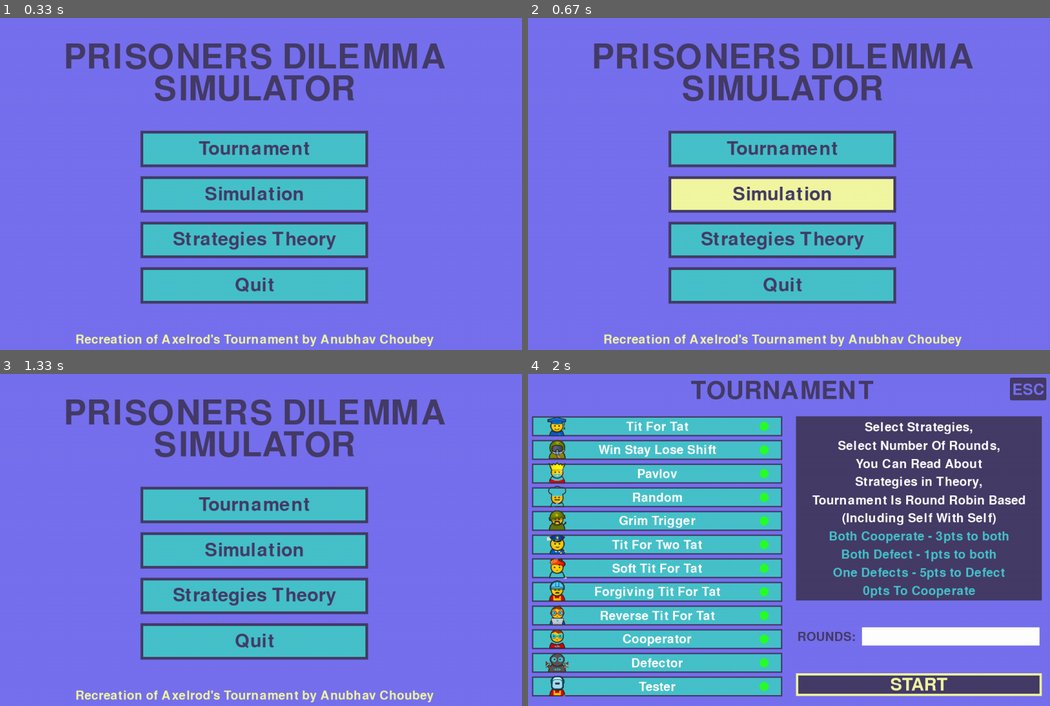
Above: before the commit, frames 1-4 (two rows, left to right).
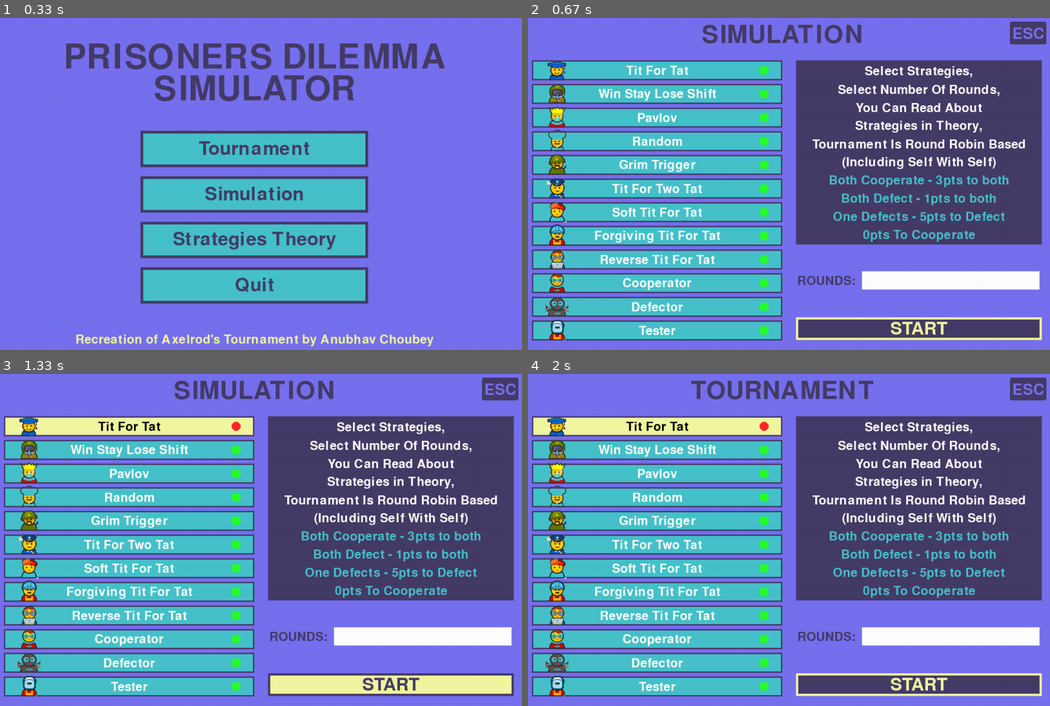
Above: after the commit, the same moments.

Repository: LazyyVenom/py-game-theory
Game: pygame game, started from prisoners_dilemma.py
Two runs of this game, one before a commit and one after it. Both use one fixed random seed, a clock stepped at 60 frames per second and the inputs below.
Inputs (mouse positions are in pixels of both pictures, inside the frame that each line leads up to):
- Up to frame 1 (0.33 s): no input
- Up to frame 2 (0.67 s): click "Simulation" at 0.38 s
- Up to frame 3 (1.33 s): click (130, 420) at 0.72 s, where only the run after the commit has a clickable "Tit For Tat"; click (391, 686) at 1.05 s, where only the run after the commit has a clickable "START"
- Up to frame 4 (2 s): hold Esc 1.33-1.8 s; click "Tournament" at 1.88 s

Frame 1 is identical in both runs. In frame 2, 71% of the frame differs, in the area x 0-100%, y 1-99%; in frame 3, 69%; in frame 4, 2.4%.

Commit message:
Added Simulation Code

Diff:
--- a/prisoners_dilemma.py
+++ b/prisoners_dilemma.py
@@ -74,8 +74,7 @@
                             tournament()
 
                         elif button["text"] == "Simulation":
-                            # Show Simulation
-                            print("Starting Simulation")
+                            simulation()
 
                         elif button["text"] == "Strategies Theory":
                             show_theory()
@@ -320,6 +319,146 @@
                             number_of_rounds += event.unicode
 
 
+def simulation():
+    running = True
+    number_of_rounds = ""
+    input_selected = False
+    box_dimensions = (550,44)
+    box_x = 50
+    box_y_initial = 130
+    box_y_delta = 52
+    box_y_end = box_y_initial + box_y_delta * len(strategies)
+
+    while running:
+        screen.fill(PRIMARY)
+        draw_text("SIMULATION", pygame.font.Font(None, 80), TEXT_COLOR, screen_width // 2, 50)
+
+        paragraph = [
+            "Select Strategies,",
+            "Select Number Of Rounds,",
+            "You Can Read About",
+            "Strategies in Theory,",
+            "Tournament Is Round Robin Based",
+            "(Including Self With Self)",
+            "Both Cooperate - 3pts to both",
+            "Both Defect - 1pts to both",
+            "One Defects - 5pts to Defect",
+            "0pts To Cooperate"
+        ]
+
+        pygame.draw.rect(screen,SECONDARY,(630,105,540,405))
+
+        text_y_offset = 130
+        for line in paragraph[:6]:
+            draw_text(line,pygame.font.Font(None,40),(255,255,255),900,text_y_offset)
+
+            text_y_offset += 40
+
+        for line in paragraph[6:]:
+            draw_text(line,pygame.font.Font(None,40),TER_BLUE,900,text_y_offset)
+
+            text_y_offset += 40
+
+        draw_text("ROUNDS: ", pygame.font.Font(None,40),SECONDARY,701,590)
+        pygame.draw.rect(screen,(255,255,255),(770,564,400,50))
+        if input_selected:
+            pygame.draw.rect(screen,SECONDARY,(770,564,400,50),5)
+
+        else:
+            pygame.draw.rect(screen,PRIMARY,(770,564,400,50),5)
+
+        text_surface = font.render(number_of_rounds, True, SECONDARY)
+        screen.blit(text_surface, (776, 573))
+
+        mouse_x, mouse_y = pygame.mouse.get_pos()
+
+        if (630 < mouse_x < 1180) and (670 < mouse_y < 720):
+            pygame.draw.rect(screen,KIND_OF_YELLOW,(630,670,540,50))
+            pygame.draw.rect(screen,SECONDARY,(630,670,540,50),5)
+            draw_text("START",pygame.font.Font(None,57),SECONDARY,900,695)
+        else:
+            pygame.draw.rect(screen,SECONDARY,(630,670,540,50))
+            pygame.draw.rect(screen,KIND_OF_YELLOW,(630,670,540,50),5)
+            draw_text("START",pygame.font.Font(None,57),KIND_OF_YELLOW,900,695)
+
+        y_offset = box_y_initial
+
+        for i,strategy in enumerate(strategies):
+            if check_boxes[i]:
+                pygame.draw.rect(screen, TER_BLUE, (box_x, y_offset-25, box_dimensions[0], box_dimensions[1]))
+                pygame.draw.rect(screen,SECONDARY , (box_x, y_offset-25, box_dimensions[0], box_dimensions[1]),3)
+                pygame.draw.circle(screen,(40,255,40),(560,y_offset-3),10)
+                draw_text(strategy.name, pygame.font.Font(None,40),(255,255,255),325, y_offset-2)
+
+            else:
+                pygame.draw.rect(screen, KIND_OF_YELLOW, (box_x, y_offset-25, box_dimensions[0], box_dimensions[1]))
+                pygame.draw.rect(screen,SECONDARY , (box_x, y_offset-25, box_dimensions[0], box_dimensions[1]),3)
+                pygame.draw.circle(screen,(255,40,40),(560,y_offset-3),10)
+                draw_text(strategy.name, pygame.font.Font(None,40),(0,0,0),325, y_offset-2)
+
+            image_path = f"images/{strategy.st_id}.png"
+
+            if os.path.exists(image_path):
+                image = pygame.image.load(image_path)
+                image = pygame.transform.scale(image, (50, 50))
+                screen.blit(image, (80, y_offset - 30))
+
+            y_offset += box_y_delta
+
+        pygame.draw.rect(screen,SECONDARY,(1100,20,80,50),border_radius=3)
+        draw_text("ESC", pygame.font.Font(None,50),PRIMARY,1140, 47)
+
+        pygame.display.update()
+
+        for event in pygame.event.get():
+            if event.type == pygame.QUIT:
+                pygame.quit()
+                sys.exit()
+
+            if event.type == pygame.MOUSEBUTTONDOWN:
+                if event.button == 1:
+                    click_pos = event.pos
+
+                    if (1100 < click_pos[0] < 1180) and (20 < click_pos[1] < 70):
+                        running = False
+
+                    elif (770 < click_pos[0] < 1170) and (554 < click_pos[1] < 604):
+                        input_selected = True
+
+                    elif (630 < click_pos[0] < 1180) and (670 < click_pos[1] < 720):
+                        try:
+                            tournament_start(check_boxes,strategies,int(number_of_rounds))
+                        except Exception as e:
+                            print(f"Error: {e}")
+
+                    else:
+                        input_selected = False
+
+                    x_range = (box_x,box_x+box_dimensions[0])
+
+                    i_count = 0
+                    for y in range(box_y_initial+10,box_y_end + 1,box_y_delta):
+                        if x_range[0] < click_pos[0] < x_range[1]:
+                            if y - box_y_delta < click_pos[1] < y:
+                                check_boxes[i_count] = not check_boxes[i_count]
+
+                        i_count += 1
+
+
+            if event.type == pygame.KEYDOWN:
+                if event.key == pygame.K_ESCAPE:
+                    running = False
+
+                if input_selected:
+                    if event.key == pygame.K_BACKSPACE:
+                       number_of_rounds =number_of_rounds[:-1]
+                    else:
+                       ch = event.unicode
+
+                       if ch in "0123456789":
+                            number_of_rounds += event.unicode
+
+
 def tournament_start(flags: list, strategies: typing.List[Strategy], rounds: int) -> None:
     needed_strategies = []
     for i in range(len(strategies)):
